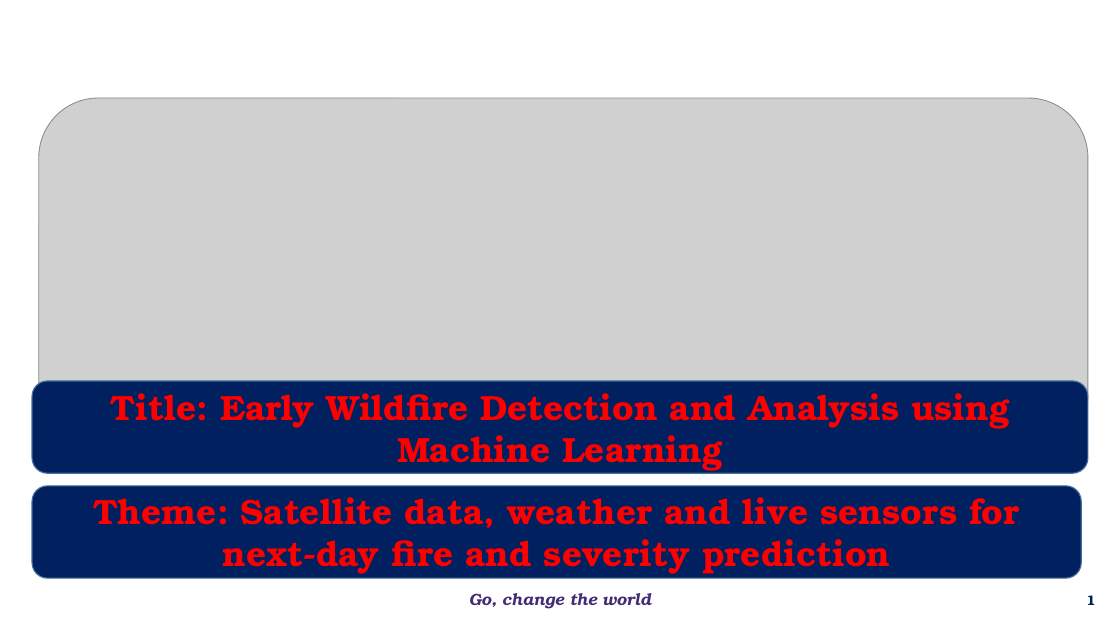
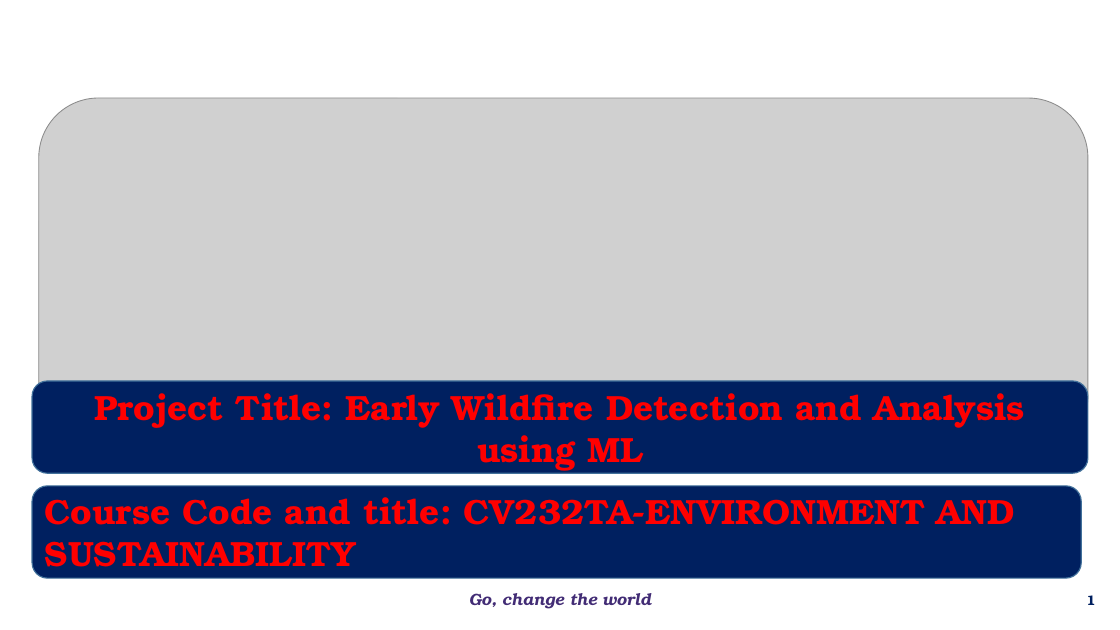
Before and after one commit to bnsama29-cloud/wildfire-estimation-evs, a slide deck: slide 1 of docs/EL_Phase1_Wildfire.pptx. Drawn at 1120x630 pixels with LibreOffice and Linux fonts; fonts in the diff are those of the drawing; grey boxes stand for pictures; background and template pictures are left out. Boxes give left, top, right and bottom in pixels: in the first picture for what was removed or moved away, otherwise in the second. Text is boxed around its words. In the diff, an @@ line names an element or a change of style, - is before the commit and + after.

```diff
--- a/docs/EL_Phase1_Wildfire.pptx
+++ b/docs/EL_Phase1_Wildfire.pptx
@@ text in rounded rectangle at box(94, 393, 1025, 471): text changed @@
-Title: Early Wildfire Detection and Analysis using Machine Learning
+Project Title: Early Wildfire Detection and Analysis using ML
@@ text in rounded rectangle at box(45, 497, 1015, 567): text changed @@
-Theme: Satellite data, weather and live sensors for next-day fire and severity prediction
+Course Code and title: CV232TA-ENVIRONMENT AND SUSTAINABILITY
```
Also in this commit, not shown: 11 other slides changed, 2 slides added.
